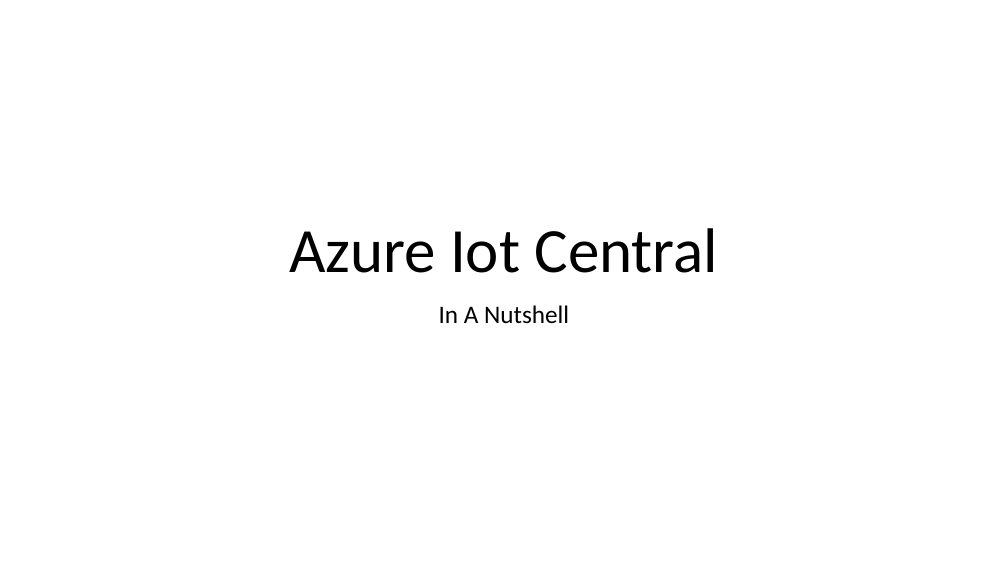
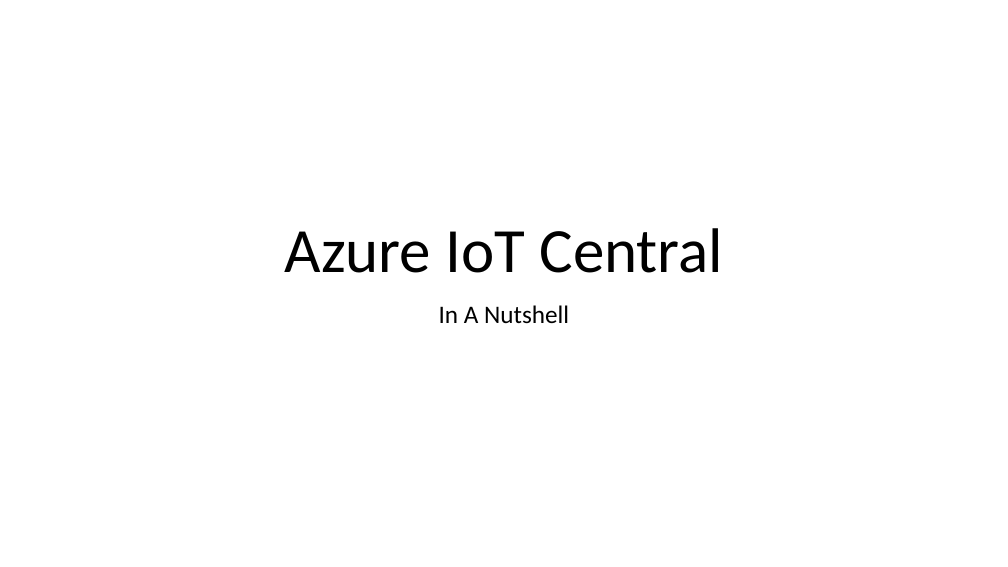
Before and after one commit to thomasgodon/DevCruiseTalk2023, a slide deck: slide 1 of .ppt/Azure Iot Central.pptx. Drawn at 1008x567 pixels with LibreOffice and Linux fonts; fonts in the diff are those of the drawing. Boxes give left, top, right and bottom in pixels: in the first picture for what was removed or moved away, otherwise in the second. Text is boxed around its words. In the diff, an @@ line names an element or a change of style, - is before the commit and + after.

```diff
--- a/.ppt/Azure Iot Central.pptx
+++ b/.ppt/Azure Iot Central.pptx
@@ title at (285, 228, 723, 273): text changed @@
-Azure Iot Central
+Azure IoT Central
```
Also in this commit, not shown: 1 other slide changed, 1 slide removed.
